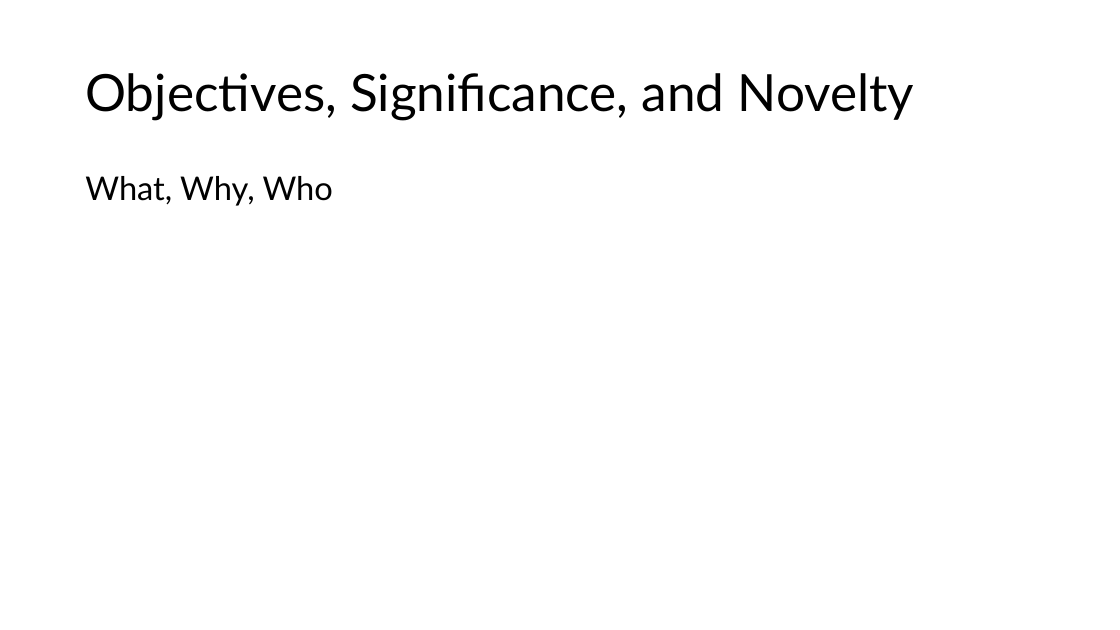
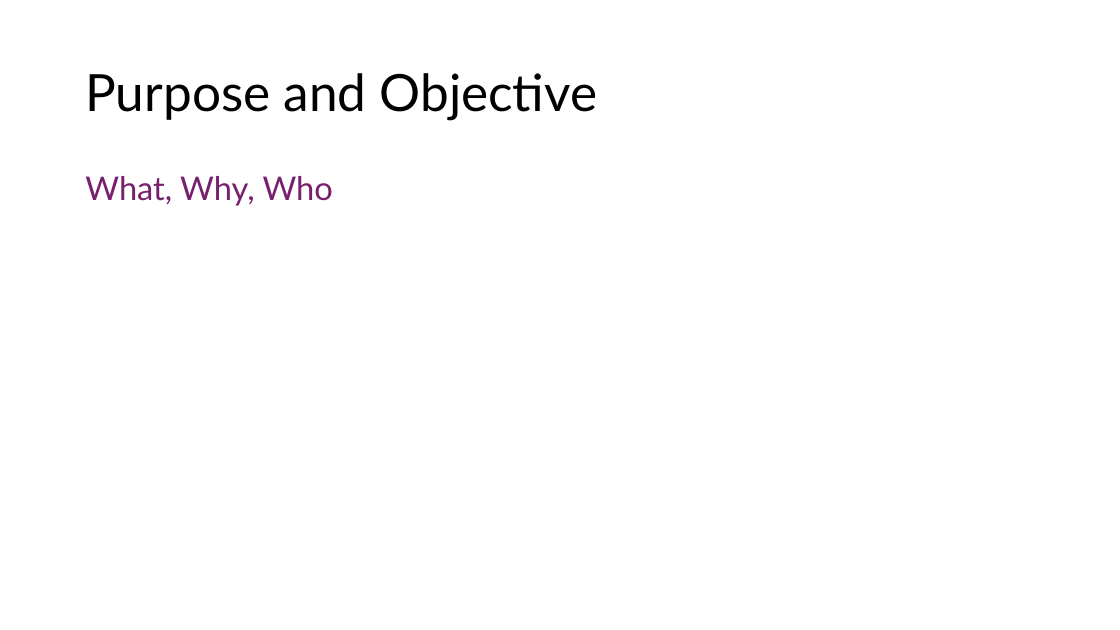
Before and after one commit to Tannyr-Singleterry/ECE590_SeniorDesign, a slide deck: slide 3 of Documents/CDR/CDR_Presentation.pptx (slide 2 before the commit). Drawn at 1120x630 pixels with LibreOffice and Linux fonts; fonts in the diff are those of the drawing. Boxes give left, top, right and bottom in pixels: in the first picture for what was removed or moved away, otherwise in the second. Text is boxed around its words. In the diff, an @@ line names an element or a change of style, - is before the commit and + after.

```diff
--- a/Documents/CDR/CDR_Presentation.pptx
+++ b/Documents/CDR/CDR_Presentation.pptx
@@ title at (85,73,598,120): text changed @@
-Objectives, Significance, and Novelty
+Purpose and Objective
@@ text "What, Why, Who" at (85,176,333,206): text colour #000000 to #78206E @@
```
Also in this commit, not shown: 7 other slides changed, 4 slides added, 2 slides removed, 2 other files.
